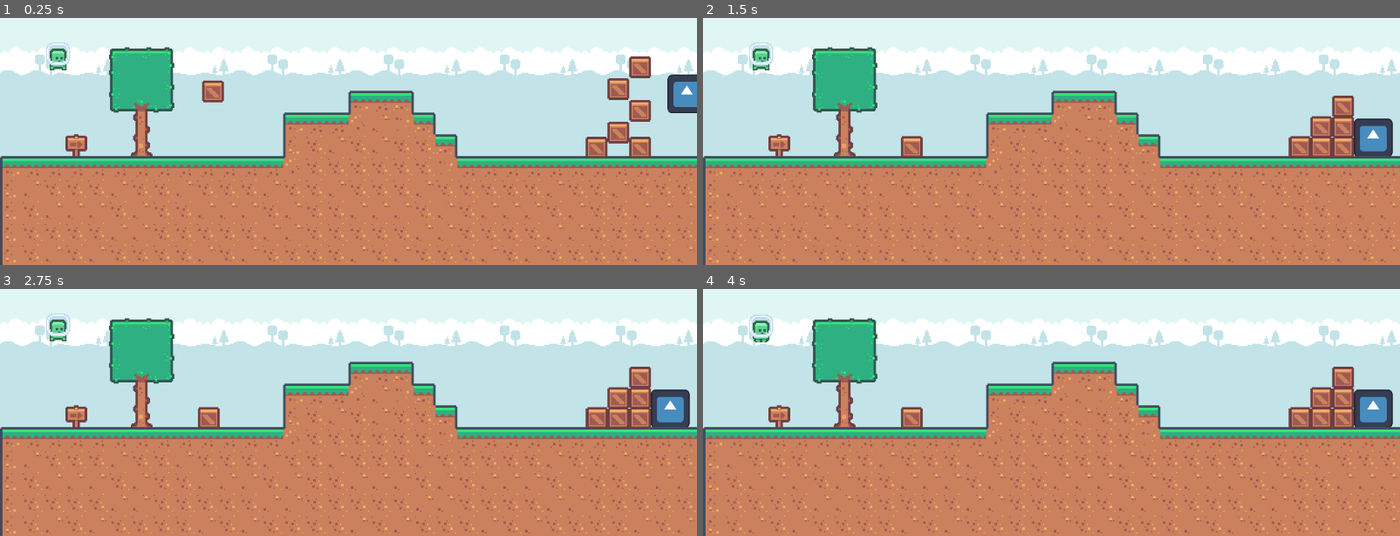
Above: before the commit, frames 1-4 (two rows, left to right).
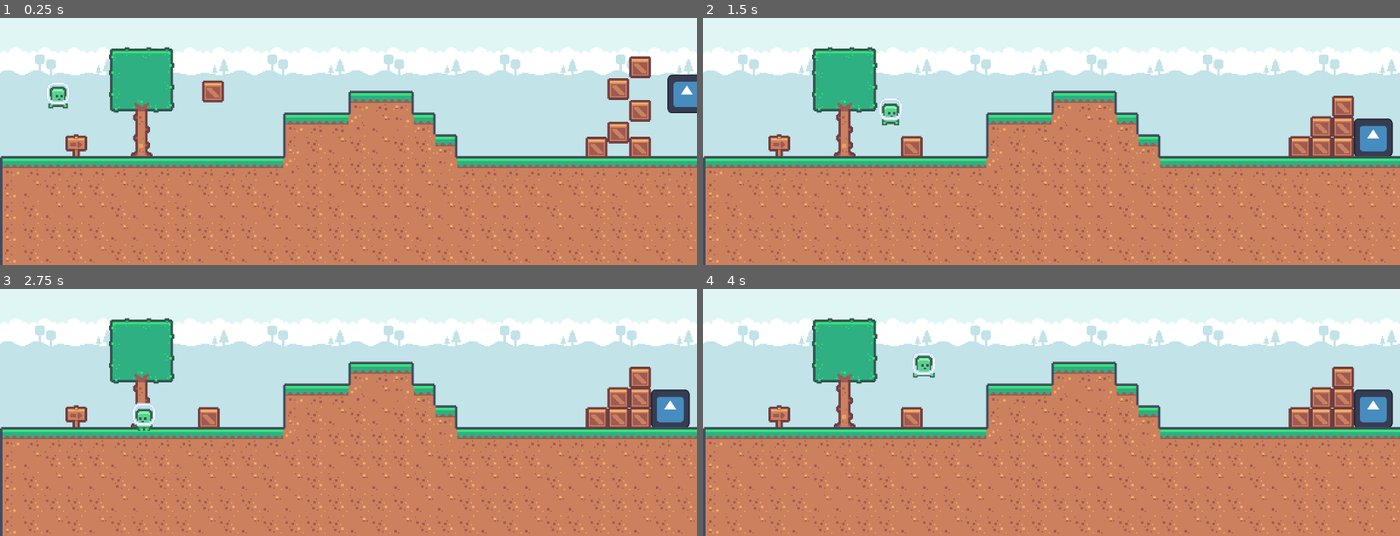
Above: after the commit, the same moments.

Repository: dallasschoff/gord-the-game
Game: Godot game, scene res://Scenes/Game_0.2.tscn
The game is run twice, just before and just after one commit, with the same random seed, the same clock (stepped at 60 frames per second) and the same inputs. The engine's default icon, where the game draws it, is replaced by a stand-in: a white triangle on a blue panel in a dark square.
Inputs:
- Up to frame 1 (0.25 s): no input
- Up to frame 2 (1.5 s): hold D (move_right) from 0.53 s (still down); tap Space (jump) at 0.6, 0.77, 1.07, 1.35 s
- Up to frame 3 (2.75 s): tap Space (jump) at 1.52, 1.82, 2.1 s; release D (move_right) at 2.03 s; hold A (move_left) from 2.03 s (still down)
- Up to frame 4 (4 s): release A (move_left) at 2.78 s; hold D (move_right) from 2.78 s (still down); tap Space (jump) at 2.85, 3.02, 3.32, 3.6, 3.77 s

The runs differ from the first frame. In frame 1, 0.5% of the frame differs, in the area x 6-11%, y 9-37%; in frame 2, 0.5%; in frame 3, 0.6%, in the area x 6-23%, y 9-58%; in frame 4, 0.5%.
Error before the commit: Parse Error: Invalid argument for "connect()" function: argument 2 should be "Callable" but is "GravityPlayer". (res://Scripts/gravityPlayer.gd:60)

Commit message:
Jump animation, new "My Assets" folder

Diff:
--- a/Scenes/GravityPlayer.tscn
+++ b/Scenes/GravityPlayer.tscn
@@ -1,6 +1,7 @@
-[gd_scene load_steps=8 format=3 uid="uid://bi55tqinwgdp8"]
+[gd_scene load_steps=13 format=3 uid="uid://bi55tqinwgdp8"]
 
 [ext_resource type="Script" path="res://Scripts/gravityPlayer.gd" id="1_45wk2"]
+[ext_resource type="Texture2D" uid="uid://36jwgcxucqs7" path="res://Assets/My Assets/CharacterJump/SheetCharacterJump.png" id="3_3xijh"]
 [ext_resource type="Texture2D" uid="uid://c0r1gis0y3wse" path="res://Assets/kenney_pixel-platformer/Tilemap/tilemap-characters_packed.png" id="3_p1xi0"]
 
 [sub_resource type="RectangleShape2D" id="RectangleShape2D_vruan"]
@@ -13,6 +14,22 @@
 atlas = ExtResource("3_p1xi0")
 region = Rect2(24, 0, 24, 24)
 
+[sub_resource type="AtlasTexture" id="AtlasTexture_o7pba"]
+atlas = ExtResource("3_3xijh")
+region = Rect2(1, 27, 24, 24)
+
+[sub_resource type="AtlasTexture" id="AtlasTexture_lov25"]
+atlas = ExtResource("3_3xijh")
+region = Rect2(27, 27, 24, 24)
+
+[sub_resource type="AtlasTexture" id="AtlasTexture_7t4gg"]
+atlas = ExtResource("3_3xijh")
+region = Rect2(1, 1, 24, 24)
+
+[sub_resource type="AtlasTexture" id="AtlasTexture_gn2qn"]
+atlas = ExtResource("3_3xijh")
+region = Rect2(27, 1, 24, 24)
+
 [sub_resource type="SpriteFrames" id="SpriteFrames_4yqe8"]
 animations = [{
 "frames": [{
@@ -24,6 +41,28 @@
 }],
 "loop": true,
 "name": &"idle",
+"speed": 5.0
+}, {
+"frames": [{
+"duration": 1.0,
+"texture": SubResource("AtlasTexture_o7pba")
+}, {
+"duration": 1.0,
+"texture": SubResource("AtlasTexture_lov25")
+}, {
+"duration": 1.0,
+"texture": SubResource("AtlasTexture_7t4gg")
+}, {
+"duration": 1.0,
+"texture": SubResource("AtlasTexture_gn2qn")
+}],
+"loop": false,
+"name": &"jumping",
+"speed": 10.0
+}, {
+"frames": [],
+"loop": true,
+"name": &"walk",
 "speed": 5.0
 }]
 
@@ -40,12 +79,12 @@
 z_index = 5
 scale = Vector2(-1, 1)
 sprite_frames = SubResource("SpriteFrames_4yqe8")
-animation = &"idle"
-autoplay = "idle"
-frame_progress = 0.142071
+animation = &"jumping"
 
 [node name="AttackArea" type="Area2D" parent="."]
 position = Vector2(27, 0)
 
 [node name="CollisionShape2D" type="CollisionShape2D" parent="AttackArea"]
 shape = SubResource("RectangleShape2D_m0oo7")
+
+[connection signal="animation_finished" from="AnimatedSprite2D" to="." method="_on_animated_sprite_2d_animation_finished"]
--- a/Scripts/gravityPlayer.gd
+++ b/Scripts/gravityPlayer.gd
@@ -8,7 +8,7 @@
 const JUMP_SPEED = 300
 
 @onready var gravity = ProjectSettings.get_setting("physics/2d/default_gravity")
-@onready var animated_sprite: AnimatedSprite2D = $AnimatedSprite2D
+@onready var animated_sprite = $AnimatedSprite2D
 
 func _physics_process(delta):
 	# Horizontal movement code. First, get the player's input.
@@ -19,12 +19,22 @@
 	if Input.get_action_strength("move_right"):
 		animated_sprite.flip_h = false
 
+	# Play idle animation if not moving
+	if velocity.x == 0 and velocity.y ==0:
+		animated_sprite.play("idle")
+
+	#Play jumping animation if rising/falling
+	elif velocity.y != 0:
+		animated_sprite.play("jumping")
+
+
 	# Slow down the player if they're not trying to move.
 	if abs(walk) < WALK_FORCE * 0.2:
 		# The velocity, slowed down a bit, and then reassigned.
 		velocity.x = move_toward(velocity.x, 0, STOP_FORCE * delta)
 	else:
 		velocity.x += walk * delta
+
 	# Clamp to the maximum horizontal movement speed.
 	velocity.x = clamp(velocity.x, -WALK_MAX_SPEED, WALK_MAX_SPEED)
 
@@ -42,47 +52,7 @@
 	if is_on_floor() and Input.is_action_just_pressed("jump"):
 		velocity.y = -JUMP_SPEED
 
-#ATTACKING WIP
-var damage = 0
-# Attack cooldown and state
-var can_attack = true
-var attack_cooldown = 1.0 # seconds
-var attack_duration = 0.2 # seconds
-
-# Reference to the AttackArea
-@onready var attack_area = $AttackArea
-
-# Signal for when the attack hits something
-signal attack_hit(target)
-
-func _ready():
-	# Connect the area_entered signal of the AttackArea
-	attack_area.connect("area_entered", self, "_on_AttackArea_area_entered")
-	# Initially disable the attack area
-	attack_area.disabled = true
-
-# New function to handle the attack timing using async/await
-func attack():
-	if can_attack:
-		can_attack = false
-		attack_area.disabled = false
-		$AnimationPlayer.play("attack") # Assuming you have an AnimationPlayer for attacking
-		await get_tree().create_timer(attack_duration).timeout
-		attack_area.disabled = true
-		await get_tree().create_timer(attack_cooldown).timeout
-		can_attack = true
-
-func _on_AttackArea_area_entered(area):
-	if area.is_in_group("enemies"): # Assuming enemies are in the "enemies" group
-		emit_signal("attack_hit", area)
-		# Handle dealing damage to the enemy
-		area.take_damage(damage)
-
-# Example function for enemies to take damage
-func take_damage(damage):
-	health -= damage
-	if health <= 0:
-		die()
-
-func die():
-	queue_free() # Or any other death logic
+func _on_animated_sprite_2d_animation_finished():
+		animated_sprite.frame = 4
+		if is_on_floor():
+			animated_sprite.stop()
Binary file added: Assets/My Assets/CharacterJump/CharacterJump1.png
Not shown, added: Assets/My Assets/CharacterJump/CharacterJump1.png.import
Binary file added: Assets/My Assets/CharacterJump/CharacterJump2.png
Not shown, added: Assets/My Assets/CharacterJump/CharacterJump2.png.import
Binary file added: Assets/My Assets/CharacterJump/CharacterJump3.png
Not shown, added: Assets/My Assets/CharacterJump/CharacterJump3.png.import
Binary file added: Assets/My Assets/CharacterJump/CharacterJump4.png
Not shown, added: Assets/My Assets/CharacterJump/CharacterJump4.png.import
Binary file added: Assets/My Assets/CharacterJump/SheetCharacterJump.png
Not shown, added: Assets/My Assets/CharacterJump/SheetCharacterJump.png.import
Not shown, changed: .DS_Store
Not shown, changed: Assets/.DS_Store
(and 1 more such lines)
